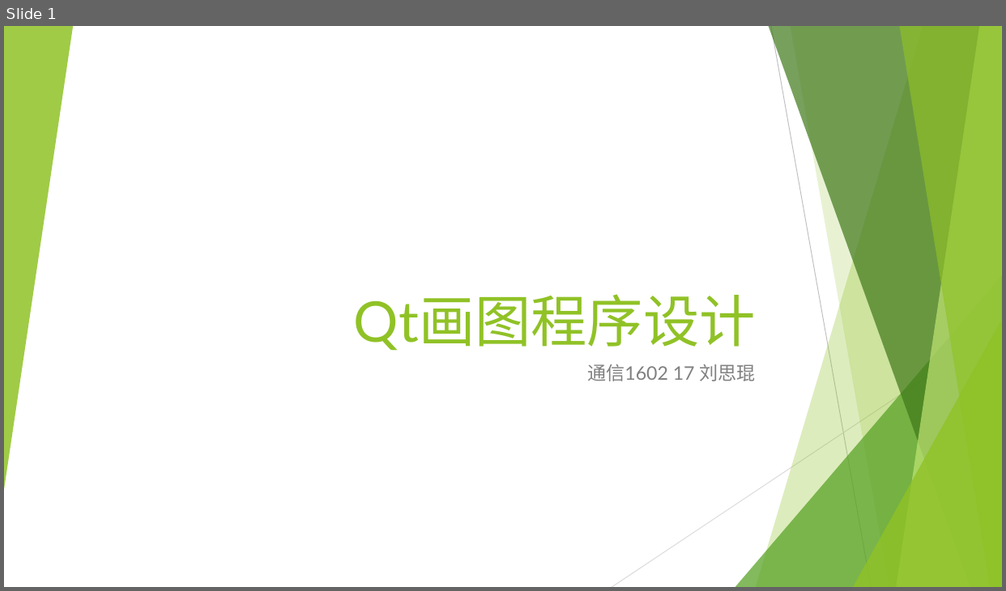
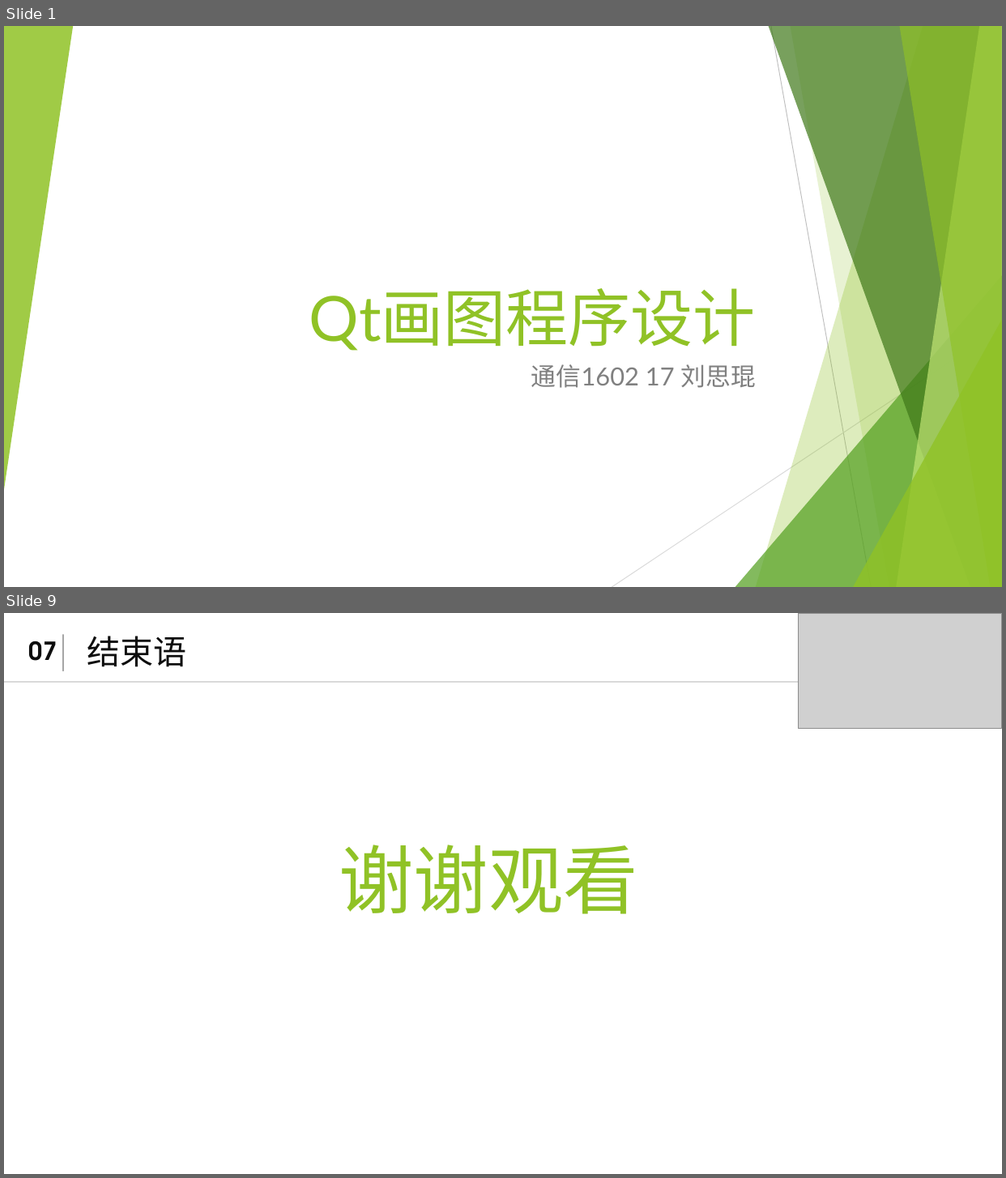
Before and after one commit to 1580994065/Qt_2018_FALL_Homework, a slide deck: lab02/lab02.pptx. Shown one above the other, each under a label of ours: slide 1 before the commit, slides 1 and 9 after it; the slides between them are not shown. The pictures are 1006x591 and 1006x1178 pixels, drawn with LibreOffice and Linux fonts; fonts in the diff are those of the drawing; grey boxes stand for pictures. Boxes give left, top, right and bottom in pixels: in the first picture for what was removed or moved away, otherwise in the second. Text is boxed around its words. In the diff, an @@ line names an element or a change of style, - is before the commit and + after.

```diff
--- a/lab02/lab02.pptx
+++ b/lab02/lab02.pptx
@@ slide 9 added at [4,613,1002,1174], background #FFFFFF @@
@@ line added from (63, 635) to (63, 671), #A6A6A6 1 pt @@
@@ free added at [87,631,299,671], 32 pt, text #0D0D0D @@
+结束语
@@ picture added at [799,614,1002,728] @@
@@ text added at [29,641,57,661], 24 pt, text #0D0D0D, bold @@
+07
@@ line added from (4, 682) to (1002, 682), #D9D9D9 1.5 pt @@
@@ text added at [339,845,638,914], 72 pt, text #90C226 @@
+谢谢观看
@@ slide 1 changed as well @@
@@ title "Qt画图程序设计" at [309,288,756,351]: size 54 to 60 pt @@
@@ subtitle "通信1602 17 刘思琨" at [531,365,755,388]: size 18 to 24 pt @@
```
Also in this commit, not shown: 7 other slides added, 1 slide removed, 3 other files.
